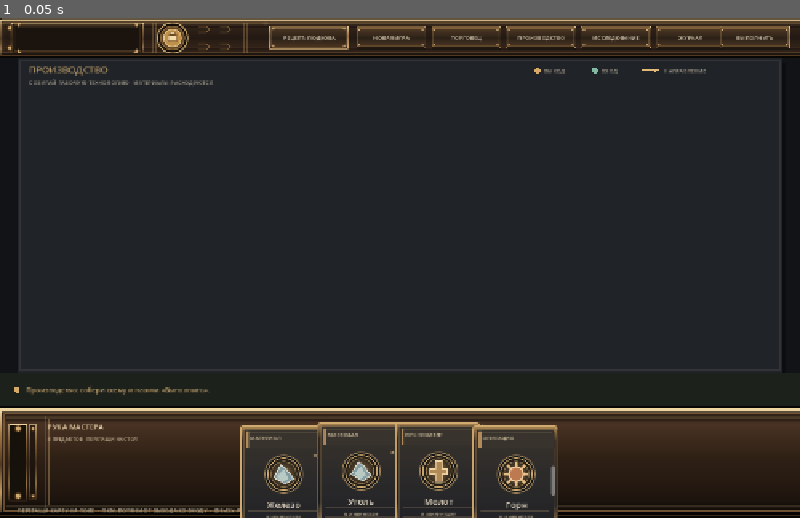
Above: before the commit, frame 1.
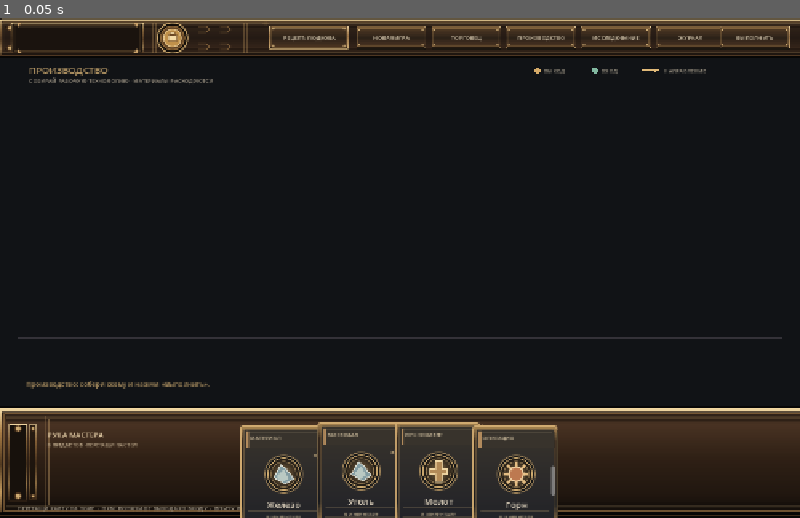
Above: after the commit, the same moment.

Repository: Blyaprint/new-1-bit-kuznya
Game: Godot game, scene res://scenes/board_prototype.tscn
The game is run twice, just before and just after one commit, with the same random seed, the same clock (stepped at 60 frames per second) and the same inputs.
Inputs:
- Up to frame 1 (0.05 s): no input

The runs differ from the first frame. In frame 1, 1.9% of the frame differs, in the area x 1-98%, y 8-99%.

Commit message:
Replace board and status text drawing with scene labels and textured panels

Diff:
--- a/scripts/board_prototype.gd
+++ b/scripts/board_prototype.gd
@@ -1006,6 +1006,15 @@
 
 
 func _sync_header_captions() -> void:
+	$BoardTitle.text = "ПРОИЗВОДСТВО" if mode == "production" else "ИССЛЕДОВАНИЕ"
+	$BoardSubtitle.text = "СОБИРАЙ РАБОЧУЮ ТЕХНОЛОГИЮ · МАТЕРИАЛЫ РАСХОДУЮТСЯ" if mode == "production" else "ПРОВЕРЯЙ ГИПОТЕЗЫ · ЭКСПЕРИМЕНТЫ БЕСПЛАТНЫ"
+	$StatusMessage.text = execution_message
+	$HandTitle.text = "РУКА МАСТЕРА"
+	var total_items := 0
+	for hand_card in _hand_cards():
+		total_items += int(hand_card.get("quantity", 1))
+	$HandCount.text = "%d ПРЕДМЕТОВ · ПЕРЕТАЩИ НА СТОЛ" % total_items
+	$Instruction.text = "ПЕРЕТАЩИ КАРТУ НА ПОЛЕ  ·  ПКМ: ПОТЯНИ ОТ ВЫХОДА КО ВХОДУ  ·  ВНИЗУ: РУКА"
 	$HeaderButtons/RecipeButton.call("set_caption", "РЕЦЕПТ: %s" % selected_recipe.to_upper())
 	$HeaderButtons/NewGameButton.call("set_caption", "НОВАЯ ИГРА")
 	$HeaderButtons/MarketButton.call("set_caption", "ТОРГОВЕЦ")
@@ -1027,25 +1036,14 @@
 	_draw_header_button(_journal_button_rect(), "ЖУРНАЛ", journal_open)
 	_draw_header_button(_action_button_rect(), "ВЫПОЛНИТЬ" if mode == "production" else "ИСПЫТАТЬ", true)
 
-	var board := _board_rect()
-	draw_rect(Rect2(board.position + Vector2(5, 7), board.size), Color("#070809", 0.55))
-	draw_rect(board, BOARD_BG)
-	draw_rect(board, Color("#9b8058"), false, 2.0)
-	draw_rect(Rect2(board.position + Vector2(4, 4), board.size - Vector2(8, 8)), Color("#343239"), false, 1.0)
-	var mode_title := "ПРОИЗВОДСТВО" if mode == "production" else "ИССЛЕДОВАНИЕ"
-	var mode_subtitle := "СОБИРАЙ РАБОЧУЮ ТЕХНОЛОГИЮ · МАТЕРИАЛЫ РАСХОДУЮТСЯ" if mode == "production" else "ПРОВЕРЯЙ ГИПОТЕЗЫ · ЭКСПЕРИМЕНТЫ БЕСПЛАТНЫ"
-	draw_string(font, Vector2(board.position.x + 18, board.position.y + 24), mode_title, HORIZONTAL_ALIGNMENT_LEFT, -1, 15, CARD_BORDER)
-	draw_string(font, Vector2(board.position.x + 18, board.position.y + 43), mode_subtitle, HORIZONTAL_ALIGNMENT_LEFT, -1, 9, MUTED)
+
 	_draw_graph_legend()
 	_draw_links()
 	for card in _board_cards():
 		if int(card.id) != drag_card_id:
 			_draw_card(card, Vector2(card[_position_key()]) - CARD_SIZE * 0.5, true)
 
-	draw_rect(Rect2(0.0, size.y - HAND_HEIGHT - STATUS_HEIGHT, size.x, STATUS_HEIGHT), Color("#1d211b"))
-	draw_line(Vector2(0, size.y - HAND_HEIGHT - STATUS_HEIGHT), Vector2(size.x, size.y - HAND_HEIGHT - STATUS_HEIGHT), Color("#675638"), 1.0)
-	draw_circle(Vector2(27, size.y - HAND_HEIGHT - 27), 5.0, ACCENT)
-	draw_string(font, Vector2(42, size.y - HAND_HEIGHT - 23), execution_message, HORIZONTAL_ALIGNMENT_LEFT, size.x - 64, 11, CARD_BORDER)
+
 	_draw_hand()
 	if drag_card_id != -1:
 		var dragged := _card_by_id(drag_card_id)
@@ -1062,7 +1060,6 @@
 		_draw_market()
 	if confirm_new_game:
 		_draw_new_game_confirmation()
-	draw_string(font, Vector2(28, size.y - 9), "ПЕРЕТАЩИ КАРТУ НА ПОЛЕ  ·  ПКМ: ПОТЯНИ ОТ ВЫХОДА КО ВХОДУ  ·  ВНИЗУ: РУКА", HORIZONTAL_ALIGNMENT_LEFT, -1, 9, MUTED)
 
 
 func _draw_new_game_confirmation() -> void:
@@ -1177,8 +1174,6 @@
 	var total_items := 0
 	for card in _hand_cards():
 		total_items += int(card.get("quantity", 1))
-	draw_string(font, Vector2(76, hand_area.position.y + 36), "РУКА МАСТЕРА", HORIZONTAL_ALIGNMENT_LEFT, 220, 12, Color("#f0d9b0"))
-	draw_string(font, Vector2(76, hand_area.position.y + 55), "%d ПРЕДМЕТОВ · ПЕРЕТАЩИ НА СТОЛ" % total_items, HORIZONTAL_ALIGNMENT_LEFT, 220, 8, Color("#c1ad8e"))
 	var hand := _hand_cards()
 	for i in range(hand.size()):
 		if int(hand[i].id) == drag_card_id:
